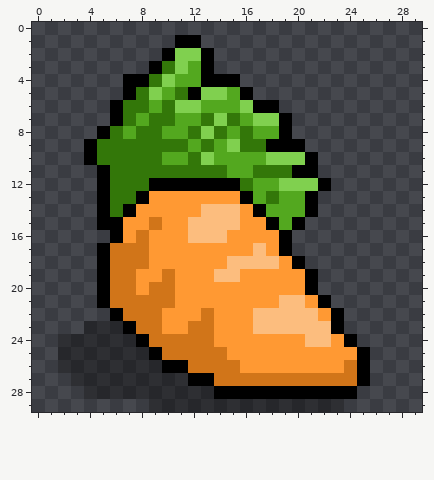
Edited in one commit: pixel-art sprite (FoxGame/images/gfx/carrot.png). The picture above is the old version.
The file is 30x30 pixels.
And afterwards:
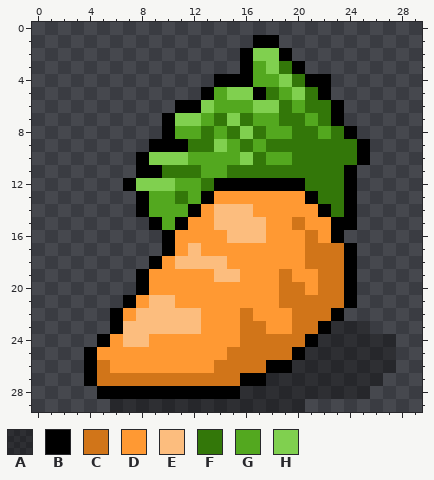
Palette (. is transparent): A #00000059  B #000000  C #d17519  D #ff9933  E #fcbd7e  F #337709  G #53a81f  H #80d04f
The author wrote: carrot painting added (still some bugs to fix)
Difference:
Changed rows in their new state; - is an unchanged pixel.
first column x 2:
 1 ---------..----BB---------
 2 --------....--BHHB--------
 3 -------.....--BGHFB-------
 4 -----.......--BGGHFBB-----
 5 -----......BGHHBFGHFB-----
 6 ----.....BBH--GHHFGFFB----
 7 ----....BHHGFHFGGFFGFB----
 8 ---.....B-GFGFHF-GFFGFB---
 9 --.....BBBF-HG-GFFFFFFFB--
10 --....BHHHGG--HFGGFFFFFB--
11 ---...BB---GGFF---FFFFB---
12 ---..BHHHGGF--BBBBBFFFB---
13 ---...-GGFGB--DDDDD-FFB---
14 ---...BGGGBD--EDDDDDBFB---
15 ---....BGBDD--EEDDCDDBB---
16 ----....B-DDDEEE-DDCDB----
17 ---.....B-E----D-DDCCCB---
18 ---....B-EEEEDDDD-DCCCB---
19 ---...B-D--------C-DCCB---
20 ---...BDD--------CCDCCB---
21 ---..BDEE--------CCCCCB---
22 -----DEEEEED--CDDDCCC-----
23 --..BEEEEEED--CCDDCCBAAA--
24 ...BDEEDDDDD--CCCCCBAAAAAA
25 ..BDDDDDDDDDDCCCCCBAAAAAAA
26 ..BCDDDDDDDD--CCBBAAAAAAAA
27 -.BCCCCCCCCC--BBAAAAAAAAA-
28 --.BBBBBBBBB--AAAAAAAAAA--
29 ----AAA------------...----
Where, in picture pixels (left, top, right, bottom), the same in both pictures:
changed: (58, 35, 396, 412)
